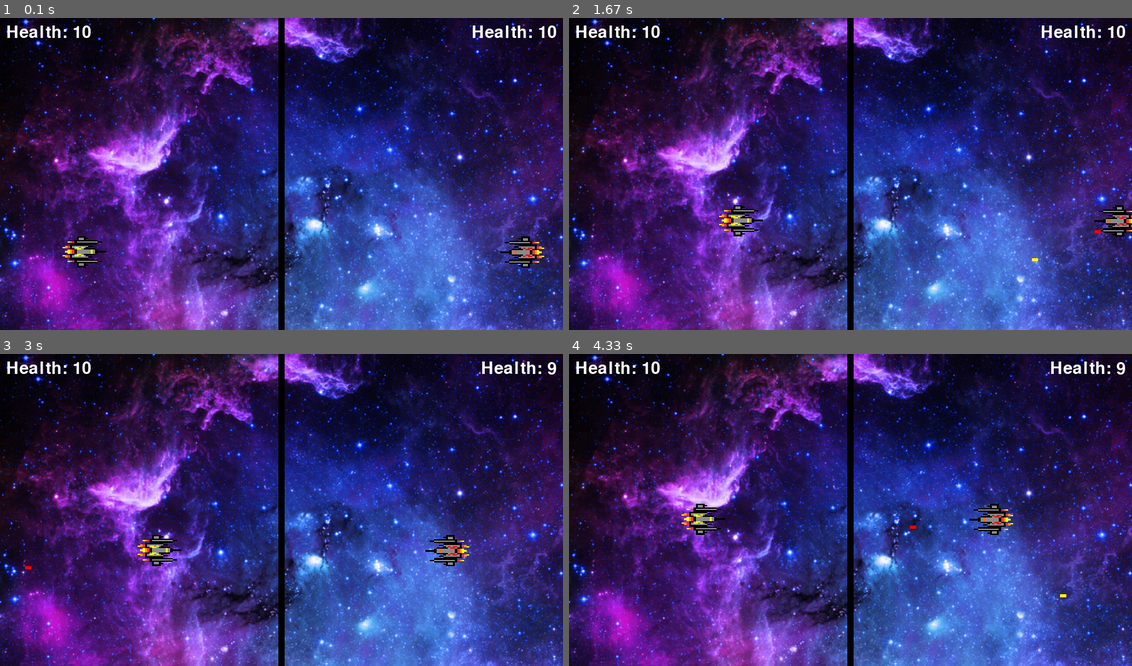
Above: before the commit, frames 1-4 (two rows, left to right).
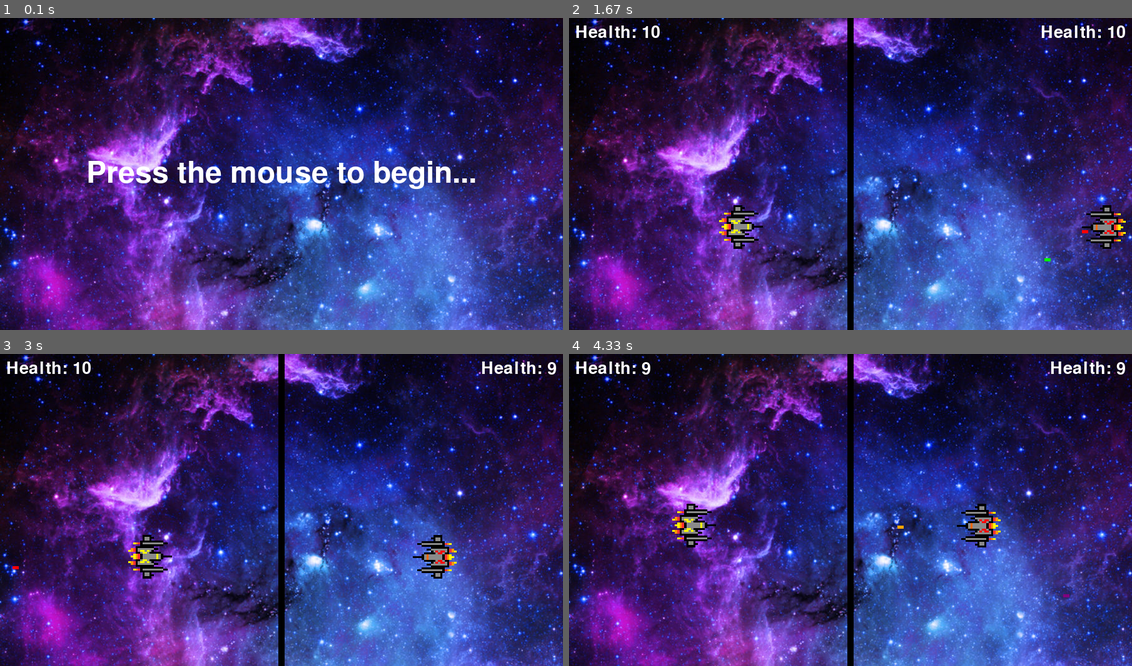
Above: after the commit, the same moments.

Repository: joebadmus/space-game-2.0
Game: pygame game, started from Lesson Project 2.0.py
The game is run twice, just before and just after one commit, with the same random seed, the same clock (stepped at 60 frames per second) and the same inputs.
Inputs (mouse positions are in pixels of both pictures, inside the frame that each line leads up to):
- Up to frame 1 (0.1 s): no input
- Up to frame 2 (1.67 s): click (850, 174) at 0.38 s; tap E at 0.67 s; hold Right 1-1.47 s; hold D 1-1.47 s; hold Up from 1.5 s (still down); hold W from 1.5 s (still down); tap Page Up at 1.65 s
- Up to frame 3 (3 s): release Up at 1.8 s; release W at 1.8 s; hold Right 1.83-2.3 s; hold D 1.83-2.3 s; tap E at 1.98 s; hold Left 2.33-2.87 s; hold A 2.33-2.87 s; hold Down from 2.9 s (still down); hold S from 2.9 s (still down)
- Up to frame 4 (4.33 s): tap Page Up at 3.05, 4.22 s; release Down at 3.2 s; release S at 3.2 s; hold Left 3.23-3.63 s; hold A 3.23-3.63 s; tap E at 3.38 s; hold Up 3.67-4.03 s; hold W 3.67-4.03 s; hold Right from 4.07 s (still down); hold D from 4.07 s (still down)

The runs differ from the first frame. In frame 1, 4.4% of the frame differs, in the area x 1-99%, y 0-100%; in frame 2, 1.2%; in frame 3, 1.4%; in frame 4, 1.5%.

Commit message:
Added starter screen and made colour of bullets random

Diff:
--- a/Lesson Project  2.0.py
+++ b/Lesson Project  2.0.py
@@ -1,5 +1,7 @@
 import pygame
 import os
+import random
+
 pygame.init()
 pygame.font.init()
 
@@ -16,15 +18,24 @@
 MOVE = [pygame.image.load(os.path.join('Assets', 'spaceship_red.png')), pygame.image.load(os.path.join(
     'Assets', 'spaceship_red2.png')), pygame.image.load(os.path.join('Assets', 'spaceship_red3.png'))]
 
-SPACESHIP_PARAMETER1, SPACESHIP_PARAMETER2 = 50, 70
+SPACESHIP_PARAMETER1, SPACESHIP_PARAMETER2 = 70, 70
 
 YELLOW_HIT = pygame.USEREVENT + 1
 RED_HIT = pygame.USEREVENT + 2
 
 BLACK = (0, 0, 0)
 WHITE = (255, 255, 255)
+
 RED = (255, 0, 0)
 YELLOW = (255, 255, 0)
+ORANGE = (255,165,0)
+
+GREEN = (0, 255, 0)
+BLUE = (0, 0, 255)
+PURPLE = (128,0,128)
+
+RED_RANGE = [RED, ORANGE, YELLOW]
+YELLOW_RANGE = [GREEN, BLUE, PURPLE]
 
 BORDER = pygame.Rect((WIDTH // 2) - 5, 0, 10, HEIGHT)
 
@@ -49,7 +60,7 @@
 BACKGROUND = pygame.image.load(os.path.join('Assets', 'SPACE_BACKGROUND.jpg'))
 
 
-def draw_window(red, yellow, red_bullets, yellow_bullets, red_health, yellow_health):
+def draw_window(red, yellow, red_bullets, yellow_bullets, red_health, yellow_health, BULLET_COLOUR_1, BULLET_COLOUR_2):
     global WalkCount
 
     WINDOW.fill(BLACK)
@@ -69,10 +80,10 @@
     WINDOW.blit(yellow_health_text, (10, 10))
 
     for bullet in red_bullets:
-        pygame.draw.rect(WINDOW, RED, bullet)
+        pygame.draw.rect(WINDOW, BULLET_COLOUR_1, bullet)
 
     for bullet in yellow_bullets:
-        pygame.draw.rect(WINDOW, YELLOW, bullet)
+        pygame.draw.rect(WINDOW, BULLET_COLOUR_2, bullet)
 
     pygame.display.update()
 
@@ -103,7 +114,7 @@
         yellow.x += VEL
 
 
-def handle_bullets(yellow_bullets, red_bullets, yellow, red, yellow_health, red_health):
+def handle_bullets(yellow_bullets, red_bullets, yellow, red, yellow_health, red_health, BULLET_COLOUR_1, BULLET_COLOUR_2):
     for bullet in yellow_bullets:
         bullet.x += VEL * 2
         if red.colliderect(bullet):
@@ -114,16 +125,11 @@
             yellow_bullets.remove(bullet)
 
         elif red_health == 1 and red.colliderect(bullet):
-            red_health == 0
+            red_health = 0
             pygame.time.delay(100)
             pygame.event.post(pygame.event.Event(RED_HIT))
 
             yellow_bullets.remove(bullet)
-            yellow_bullets.remove(bullet)
-            yellow_bullets.remove(bullet)
-
-            red_bullets = []
-            yellow_bullets = []
 
     for bullet in red_bullets:
         bullet.x -= VEL * 2
@@ -135,16 +141,18 @@
             red_bullets.remove(bullet)
 
         if yellow_health <= 0:
-            yellow_bullets = []
-            red_bullets = []
+            for bullet in red_bullets:
+                red_bullets.remove(bullet)
+
+            for bullet in yellow_bullets:
+                yellow_bullets.remove(bullet)
 
         if red_health <= 0:
-            yellow_bullets = []
-            red_bullets = []
-
-            red_bullets.remove(bullet)
-            red_bullets.remove(bullet)
-            red_bullets.remove(bullet)
+            for bullet in red_bullets:
+                red_bullets.remove(bullet)
+
+            for bullet in yellow_bullets:
+                yellow_bullets.remove(bullet)
 
 
 def draw_winner(winner_text):
@@ -166,9 +174,14 @@
     red_health = 10
     yellow_health = 10
 
+
     clock = pygame.time.Clock()
     run = True
     while run:
+
+        BULLET_COLOUR_1 = random.choice(RED_RANGE)
+        BULLET_COLOUR_2 = random.choice(YELLOW_RANGE)
+
         clock.tick(FPS)
         for event in pygame.event.get():
             if event.type == pygame.QUIT:
@@ -214,13 +227,32 @@
         sprite_movement(keys, yellow, red, VEL)
 
         draw_window(red, yellow, red_bullets, yellow_bullets,
-                    red_health, yellow_health)
+                    red_health, yellow_health, BULLET_COLOUR_1, BULLET_COLOUR_2)
 
         handle_bullets(yellow_bullets, red_bullets, yellow,
-                       red, yellow_health, red_health)
-
-    main()
-
-
-if __name__ == "__main__":
-    main()
+                       red, yellow_health, red_health, BULLET_COLOUR_1, BULLET_COLOUR_2)
+
+    for bullet in red_bullets:
+            red_bullets.remove(bullet)
+
+    for bullet in yellow_bullets:
+        yellow_bullets.remove(bullet)
+
+
+def main_menu():
+    title_font = pygame.font.SysFont("comicsans", 70)
+    run = True
+    while run:
+        WINDOW.blit(BACKGROUND, (0,0))
+        title_label = title_font.render("Press the mouse to begin...", 1, (255,255,255))
+        WINDOW.blit(title_label, (WIDTH/2 - title_label.get_width()/2, HEIGHT // 2 - title_label.get_height()//2))
+        pygame.display.update()
+        for event in pygame.event.get():
+            if event.type == pygame.QUIT:
+                run = False
+            if event.type == pygame.MOUSEBUTTONDOWN:
+                main()
+    pygame.quit()
+
+
+main_menu()
Binary file added: Assets/ZOMBIE_HEAD_MOD.jpg
